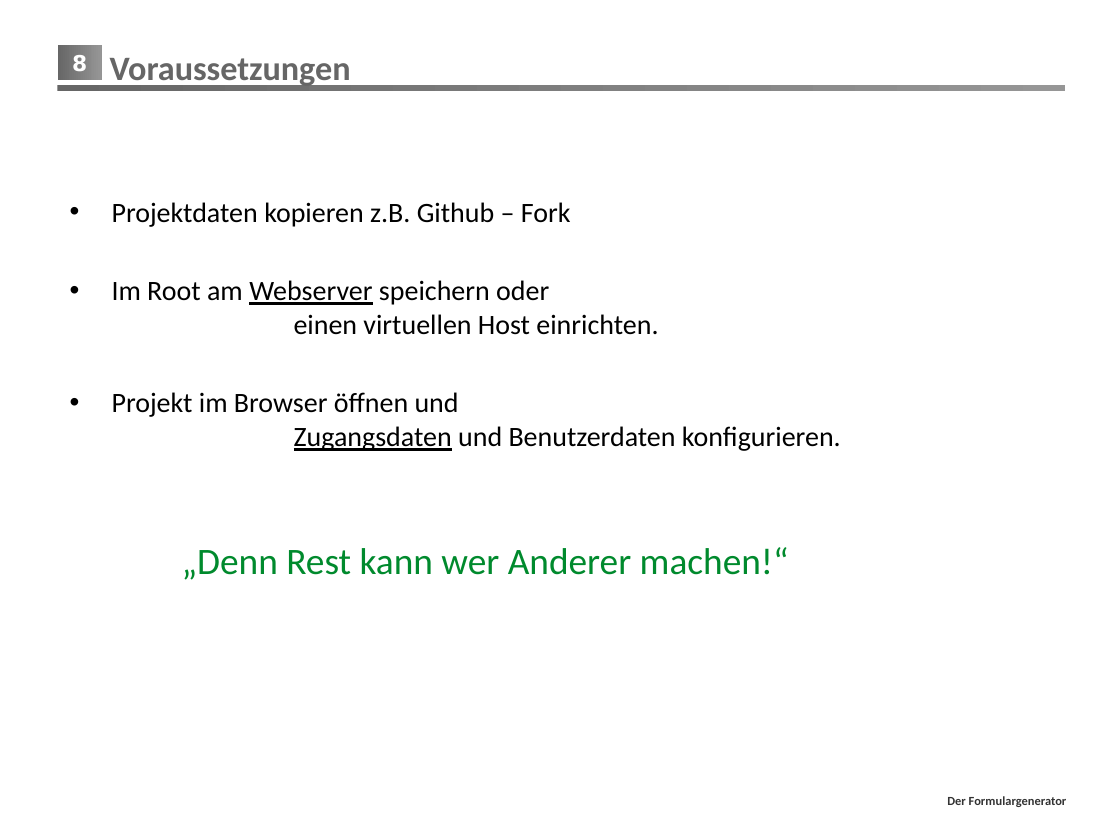
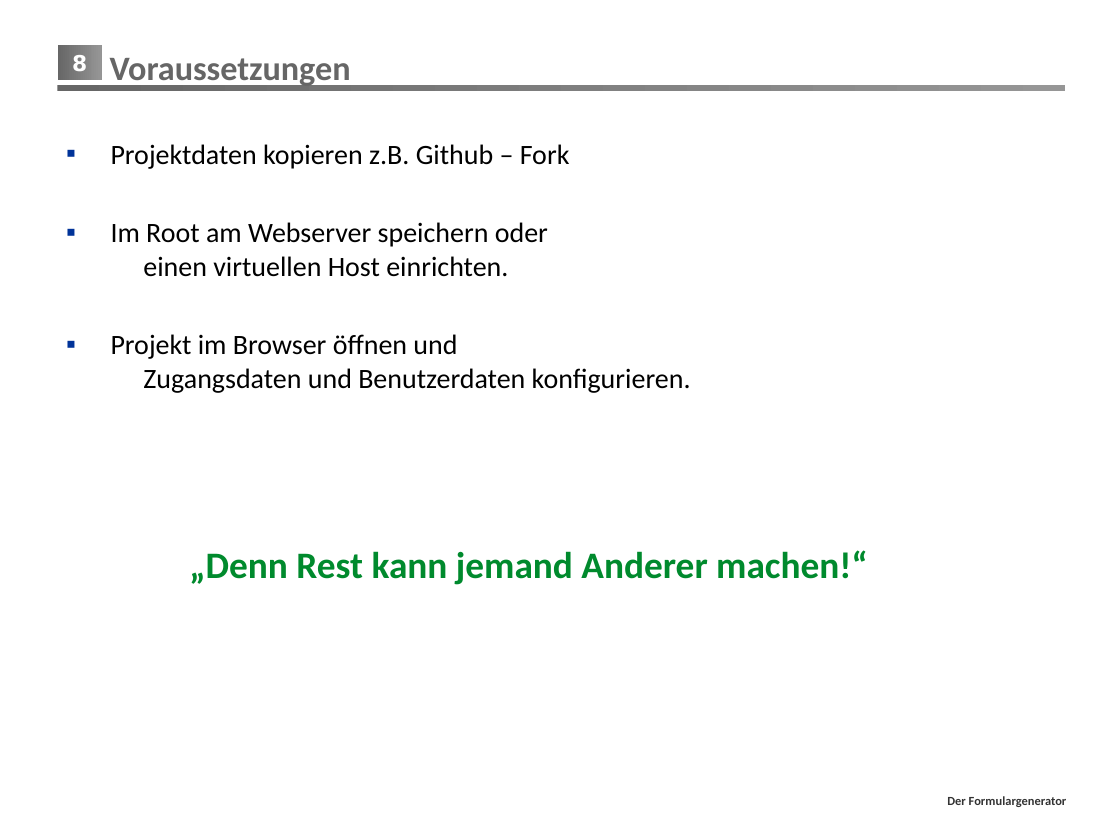
Before and after one commit to mrmorden74/formgen, a slide deck: slide 8 of Präsentation/FormGen.pptx. Drawn at 1120x840 pixels with LibreOffice and Linux fonts; fonts in the diff are those of the drawing; background and template pictures are left out. Boxes give left, top, right and bottom in pixels: in the first picture for what was removed or moved away, otherwise in the second. Text is boxed around its words. In the diff, an @@ line names an element or a change of style, - is before the commit and + after.

```diff
--- a/Präsentation/FormGen.pptx
+++ b/Präsentation/FormGen.pptx
@@ text "Projektdaten kopieren z.B. Github – ...": place and size @@
-text "Projektdaten kopieren z.B. Github – ..." at box(112, 202, 841, 580)
+text "Projektdaten kopieren z.B. Github – ..." at box(111, 144, 868, 585)
@@ text at box(111, 144, 691, 393): underline off in "Webserver", "Zugangsdaten"; bullet • to ▪ @@
@@ text at box(189, 550, 868, 585): text changed; bold on @@
-„Denn Rest kann wer Anderer machen!“
+„Denn Rest kann jemand Anderer machen!“
```
Also in this commit, not shown: 9 other slides changed, 3 slides removed, 1 other file.
